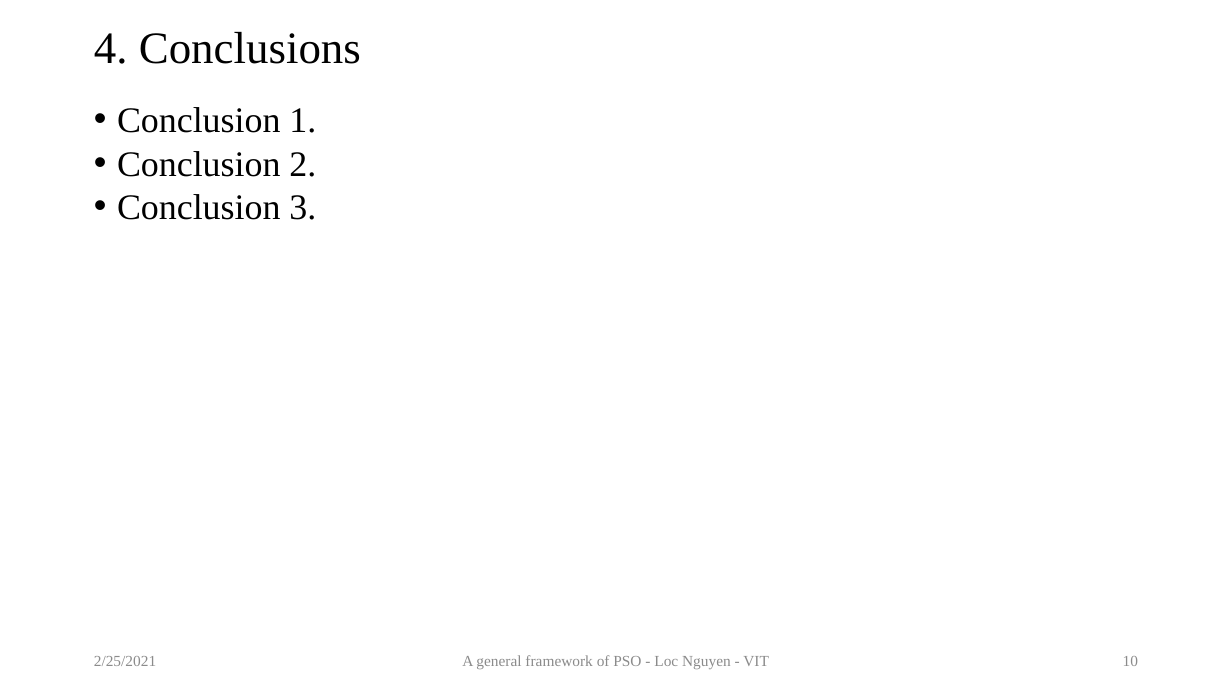
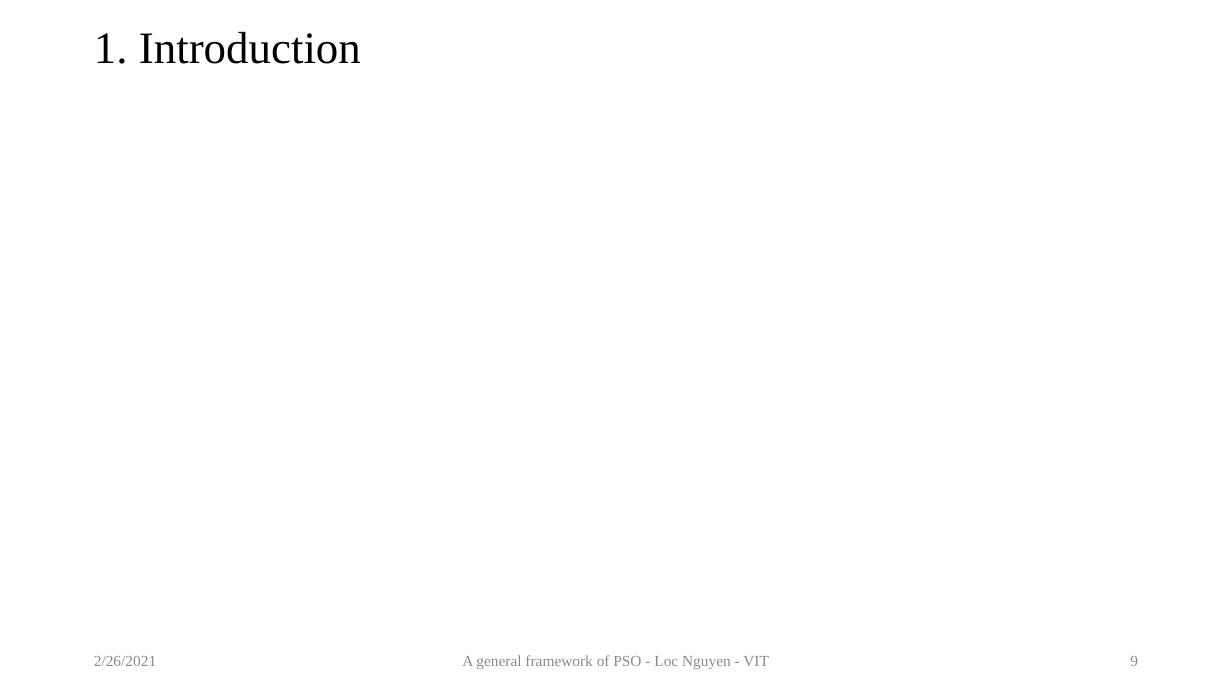
Before and after one commit to locnguyenacademic/sim, a slide deck: slide 9 of 2_design/pso/GeneralPSO.pptx (slide 10 before the commit). Drawn at 1232x693 pixels with LibreOffice and Linux fonts; fonts in the diff are those of the drawing; grey boxes stand for pictures. Boxes give left, top, right and bottom in pixels: in the first picture for what was removed or moved away, otherwise in the second. Text is boxed around its words. In the diff, an @@ line names an element or a change of style, - is before the commit and + after.

```diff
--- a/2_design/pso/GeneralPSO.pptx
+++ b/2_design/pso/GeneralPSO.pptx
@@ title at bbox=[94, 31, 361, 64]: text changed @@
-4. Conclusions
+1. Introduction
@@ text removed at bbox=[117, 107, 316, 220] @@
-• Conclusion 1.
-• Conclusion 2.
-• Conclusion 3.
@@ text at bbox=[94, 656, 156, 666]: text changed @@
-2/25/2021
+2/26/2021
@@ page number at bbox=[1130, 656, 1138, 666]: text changed @@
-10
+9
```
Also in this commit, not shown: 11 other slides changed, 10 slides added, 2 other files.
